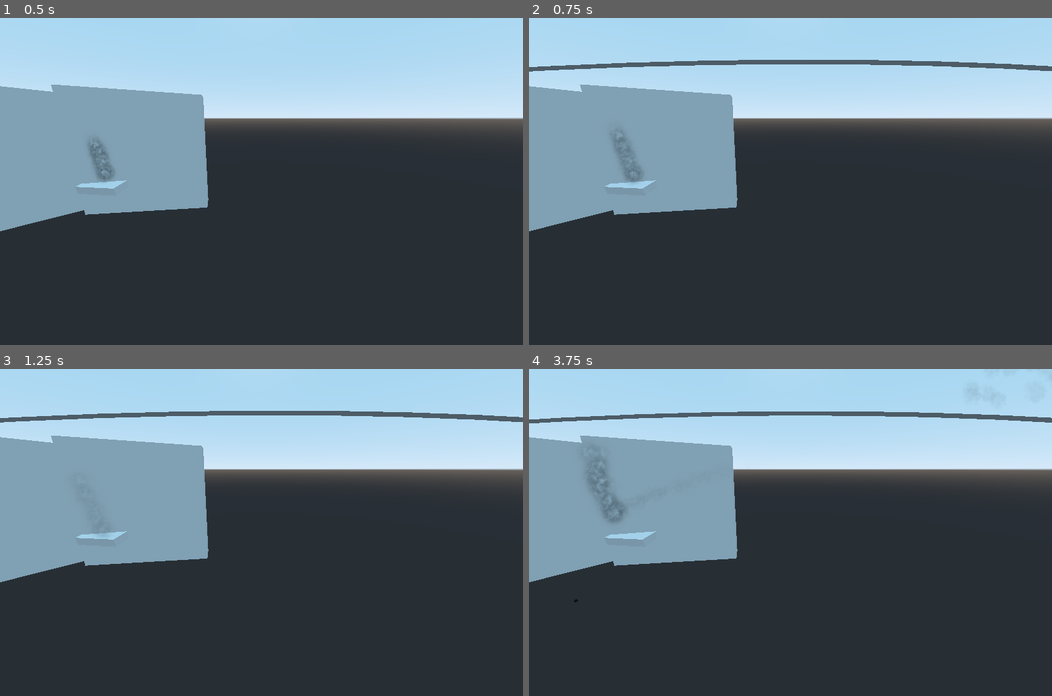
Above: before the commit, frames 1-4 (two rows, left to right).
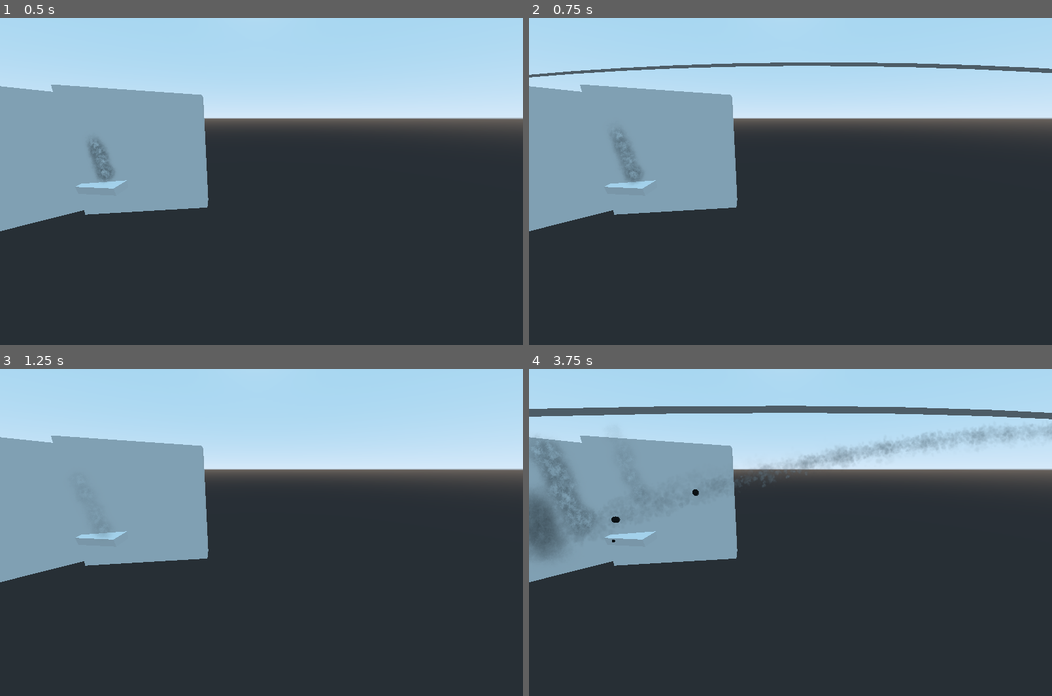
Above: after the commit, the same moments.

Repository: D-Niermann/SailingGame
Game: Godot game, scene res://nodes/CollisionTestScene2.tscn
Same seed, same stepped clock (60 frames per second), same inputs: the game is played once before the commit and once after it. This scene is started directly instead of the project's main scene.
Inputs (mouse positions are in pixels of both pictures, inside the frame that each line leads up to):
- Up to frame 1 (0.5 s): no input
- Up to frame 2 (0.75 s): tap Enter (ui_accept) at 0.5 s; move the mouse to (905, 165) at 0.52 s; hold E (RotateCannonRight) from 0.53 s (still down); hold X (FireCannons) from 0.53 s (still down); click (905, 165) at 0.67 s
- Up to frame 3 (1.25 s): keep holding E (RotateCannonRight); keep holding X (FireCannons); tap Enter (ui_accept) at 0.77 s
- Up to frame 4 (3.75 s): release E (RotateCannonRight) at 1.25 s; release X (FireCannons) at 1.25 s; drag from (685, 548) to (764, 597) at 1.27 s; move the mouse to (842, 460) at 2.02 s; hold E (RotateCannonRight) 2.03-2.75 s; hold Space (centerCamera) 2.03-2.75 s; click (842, 460) at 2.17 s; tap X (FireCannons) at 2.3 s; drag from (764, 597) to (633, 483) at 2.77 s; move the mouse to (947, 581) at 3.52 s; hold Q (RotateCannonLeft) from 3.53 s (still down); hold X (FireCannons) from 3.53 s (still down); tap F at 3.6 s; click (947, 581) at 3.67 s

Frame 1 is identical in both runs. In frame 2, 1.6% of the frame differs, in the area x 0-100%, y 12-19%; in frame 3, 1.4%; in frame 4, 6.9%, in the area x 0-100%, y 11-72%.
Error in both runs: Invalid get index 'transform' (on base: 'Nil'). (res://Camera.gd:77)

Commit message:
better shooting and walls on ship

Diff:
--- a/Cannon.gd
+++ b/Cannon.gd
@@ -20,6 +20,7 @@
 var org_rotation
 var position3D
 var particles
+var aimCannons
 
 # Called when the node enters the scene tree for the first time.
 func _ready():
@@ -44,11 +45,7 @@
 
 	forward = global_transform.basis.x.normalized()
 
-
-
-func _input(event):
-	# Receives key input
-	if event.is_action("FireCannons"):
+	if aimCannons:
 		var dropPlane  = Plane(Vector3(0, 1, 0), 0)
 		var from = camera.project_ray_origin(get_viewport().get_mouse_position())
 		var to = from + camera.project_ray_normal(get_viewport().get_mouse_position()) * 2000
@@ -60,16 +57,27 @@
 				rotateLeft(position3D.z)
 			elif position3D.z>rotateMargin:
 				rotateRight(position3D.z)
+		else:
+			clearTrajectory()
 
+
+
+
+func _input(event):
+	# Receives key input
+	if event.is_action_pressed("FireCannons"):
+		aimCannons = true
 	if event.is_action_released("FireCannons"):
+		aimCannons = false
+		clearTrajectory()
 		if position3D.x >= 0:
 			fireBall()
-			clearTrajectory()
 
 	if event.is_action_released("RotateCannonLeft"):
 		rotateLeft()
 	if event.is_action_released("RotateCannonRight"):
 		rotateRight()
+
 	# if Input.is_key_pressed(KEY_R):
 	# 	self.add_child(ball)
 	# 	ball.linear_velocity = Vector3(0,0,0)
@@ -93,7 +101,7 @@
 	var ball = scene.instance()
 	get_tree().get_root().add_child(ball)
 	ball.set_name("Ball")
-	ball.transform.origin = self.global_transform.origin
+	ball.transform.origin = self.global_transform.origin+forward
 	ball.dir = forward
 	# ball.apply_impulse(ball.transform.origin,forward*force)
 	ball.velocity = force
@@ -118,5 +126,5 @@
 
 func doParticles():
 	particles.emitting = true
-	yield(get_tree().create_timer(1),"timeout")
-	particles.emitting = false
+	particles.restart()
+	# yield(get_tree().create_timer(1),"timeout")
--- a/Cannon.tscn
+++ b/Cannon.tscn
@@ -42,7 +42,7 @@
 spread = 10.0
 gravity = Vector3( 0, 3, -2 )
 initial_velocity = 9.0
-initial_velocity_random = 0.24
+initial_velocity_random = 0.42
 damping_curve = SubResource( 5 )
 angle = 263.7
 angle_random = 1.0
@@ -71,6 +71,7 @@
 emitting = false
 amount = 30
 lifetime = 10.0
+one_shot = true
 explosiveness = 0.98
 randomness = 0.46
 visibility_aabb = AABB( -181.604, -196.936, -272.78, 362.306, 395.6, 547.224 )
--- a/main.tscn
+++ b/main.tscn
@@ -269,7 +269,7 @@
 stringToHuman2 = "../NavMeshCont/Navigation/Human"
 pathToC1 = "../PlayerShipContainer/Ship"
 pathToC2 = "../NavMeshCont"
-a = 1.85295e+06
+a = 1.91505e+06
 
 [node name="Terrain" type="MeshInstance" parent="."]
 transform = Transform( 598.053, 1.20345, 0, -1.93904, 2.1846, 0, 0, 0, 395.96, 29.7657, -12.3204, 1.57804 )
--- a/nodes/PlayerShipContainer.tscn
+++ b/nodes/PlayerShipContainer.tscn
@@ -35,9 +35,12 @@
 flags_unshaded = true
 albedo_color = Color( 0.168627, 0.12549, 0.0705882, 1 )
 
-[sub_resource type="CapsuleMesh" id=8]
-
-[sub_resource type="SpatialMaterial" id=9]
+[sub_resource type="BoxShape" id=8]
+extents = Vector3( 5, 1.8183, 0.2 )
+
+[sub_resource type="CapsuleMesh" id=9]
+
+[sub_resource type="SpatialMaterial" id=10]
 render_priority = 1
 flags_transparent = true
 flags_vertex_lighting = true
@@ -143,7 +146,7 @@
 texture = SubResource( 1 )
 
 [node name="LowerDeck" type="Sprite3D" parent="Ship"]
-transform = Transform( 3.8417, -1.31317e-07, -7.91951e-15, 0, -1.67926e-07, 5.30037, -1.31317e-07, -3.8417, -2.31687e-07, 2.62692, -5.76378, 0.995317 )
+transform = Transform( 3.8417, -1.31317e-07, -7.91951e-15, 0, -1.67926e-07, 5.30037, -1.31317e-07, -3.8417, -2.31687e-07, 2.62692, -5.81293, 0.995317 )
 layers = 3
 shaded = true
 alpha_cut = 2
@@ -370,16 +373,16 @@
 script = ExtResource( 10 )
 
 [node name="Cannon" parent="Ship" instance=ExtResource( 12 )]
-transform = Transform( -1.38316e-07, 1.5937e-07, 3.99999, 1.03527, 3.86424, -1.18119e-07, -3.8637, 1.03542, -1.74845e-07, -13.5235, 1.60971, -7.66804 )
+transform = Transform( -1.38316e-07, 1.5937e-07, 3.99999, 1.03527, 3.86424, -1.18119e-07, -3.8637, 1.03542, -1.74845e-07, -16.3093, 1.25261, -6.3353 )
 
 [node name="Cannon2" parent="Ship" instance=ExtResource( 12 )]
-transform = Transform( -1.64024e-07, 6.3405e-08, 3.99999, 1.03527, 3.86369, -1.87922e-08, -3.8637, 1.03527, -1.74845e-07, 12.6421, 1.56598, -6.80564 )
+transform = Transform( -1.64024e-07, 6.3405e-08, 3.99999, 1.03527, 3.86369, -1.87922e-08, -3.8637, 1.03527, -1.74845e-07, 16.4925, 1.60241, -6.61749 )
 
 [node name="Cannon3" parent="Ship" instance=ExtResource( 12 )]
-transform = Transform( -1.64024e-07, 6.3405e-08, 3.99999, 1.03527, 3.86369, -1.87922e-08, -3.8637, 1.03527, -1.74845e-07, 2.98615, 0.436993, -6.41173 )
+transform = Transform( -1.64024e-07, 6.3405e-08, 3.99999, 1.03527, 3.86369, -1.87922e-08, -3.8637, 1.03527, -1.74845e-07, 2.98615, 0.873991, -6.90934 )
 
 [node name="Cannon4" parent="Ship" instance=ExtResource( 12 )]
-transform = Transform( -1.64024e-07, 6.3405e-08, 3.99999, 1.03527, 3.86369, -1.87922e-08, -3.8637, 1.03527, -1.74845e-07, -6.23833, 1.07952, -7.04796 )
+transform = Transform( -1.64024e-07, 6.3405e-08, 3.99999, 1.03527, 3.86369, -1.87922e-08, -3.8637, 1.03527, -1.74845e-07, -6.23833, 1.15969, -7.34717 )
 
 [node name="Cannon5" parent="Ship" instance=ExtResource( 12 )]
 transform = Transform( 2.91425e-07, -7.91925e-08, -3.99999, 1.03527, 3.86369, -1.068e-09, 3.8637, -1.03527, 3.01991e-07, 13.0326, 1.68001, 9.1745 )
@@ -392,6 +395,186 @@
 
 [node name="Cannon8" parent="Ship" instance=ExtResource( 12 )]
 transform = Transform( 2.91425e-07, -7.91925e-08, -3.99999, 1.03527, 3.86369, -1.068e-09, 3.8637, -1.03527, 3.01991e-07, 5.74743, 1.2258, 8.58619 )
+
+[node name="RightTopWalls" type="Spatial" parent="Ship"]
+transform = Transform( 4, 0, 0, 0, 4, 0, 0, 0, 4, 0.10144, 0, -0.206089 )
+
+[node name="Wall" type="KinematicBody" parent="Ship/RightTopWalls"]
+transform = Transform( 0.249373, 0, -0.0177003, 0, 0.25, 0, 0.0177003, 0, 0.249373, -1.52931, 0.49058, 2.33137 )
+
+[node name="CollisionShape" type="CollisionShape" parent="Ship/RightTopWalls/Wall"]
+shape = SubResource( 8 )
+
+[node name="Wall3" type="KinematicBody" parent="Ship/RightTopWalls"]
+transform = Transform( 0.247299, 0, -0.0366503, 0, 0.25, 0, 0.0366503, 0, 0.247299, -4.02016, 0.49058, 2.07543 )
+
+[node name="CollisionShape" type="CollisionShape" parent="Ship/RightTopWalls/Wall3"]
+shape = SubResource( 8 )
+
+[node name="Wall4" type="KinematicBody" parent="Ship/RightTopWalls"]
+transform = Transform( 0.245382, 0, -0.0478307, 0, 0.25, 0, 0.0478307, 0, 0.245382, -5.69074, 0.49058, 1.72873 )
+
+[node name="CollisionShape" type="CollisionShape" parent="Ship/RightTopWalls/Wall4"]
+shape = SubResource( 8 )
+
+[node name="Wall2" type="KinematicBody" parent="Ship/RightTopWalls"]
+transform = Transform( 0.25, 0, 0, 0, 0.25, 0, 0, 0, 0.25, 0.905159, 0.444099, 2.39639 )
+
+[node name="CollisionShape" type="CollisionShape" parent="Ship/RightTopWalls/Wall2"]
+shape = SubResource( 8 )
+
+[node name="Wall5" type="KinematicBody" parent="Ship/RightTopWalls"]
+transform = Transform( 0.249216, 0, 0.0197888, 0, 0.25, 0, -0.0197888, 0, 0.249216, 3.38977, 0.444099, 2.29895 )
+
+[node name="CollisionShape" type="CollisionShape" parent="Ship/RightTopWalls/Wall5"]
+shape = SubResource( 8 )
+
+[node name="Wall6" type="KinematicBody" parent="Ship/RightTopWalls"]
+transform = Transform( 0.237178, 0, 0.0790364, 0, 0.25, 0, -0.0790364, 0, 0.237178, 5.77427, 0.444099, 1.78931 )
+
+[node name="CollisionShape" type="CollisionShape" parent="Ship/RightTopWalls/Wall6"]
+shape = SubResource( 8 )
+
+[node name="Wall7" type="KinematicBody" parent="Ship/RightTopWalls"]
+transform = Transform( 0.223304, 0, 0.112408, 0, 0.25, 0, -0.112408, 0, 0.223304, 8.06975, 0.444099, 0.80727 )
+
+[node name="CollisionShape" type="CollisionShape" parent="Ship/RightTopWalls/Wall7"]
+shape = SubResource( 8 )
+
+[node name="RightBottomWalls" type="Spatial" parent="Ship"]
+transform = Transform( 4, 0, 0, 0, 5.83, 0, 0, 0, 4, 0.10144, -5.42128, -0.206089 )
+
+[node name="Wall" type="KinematicBody" parent="Ship/RightBottomWalls"]
+transform = Transform( 0.249373, 0, -0.0177003, 0, 0.25, 0, 0.0177003, 0, 0.249373, -1.52931, 0.49058, 2.33137 )
+
+[node name="CollisionShape" type="CollisionShape" parent="Ship/RightBottomWalls/Wall"]
+shape = SubResource( 8 )
+
+[node name="Wall3" type="KinematicBody" parent="Ship/RightBottomWalls"]
+transform = Transform( 0.247299, 0, -0.0366503, 0, 0.25, 0, 0.0366503, 0, 0.247299, -4.02016, 0.49058, 2.07543 )
+
+[node name="CollisionShape" type="CollisionShape" parent="Ship/RightBottomWalls/Wall3"]
+shape = SubResource( 8 )
+
+[node name="Wall4" type="KinematicBody" parent="Ship/RightBottomWalls"]
+transform = Transform( 0.245382, 0, -0.0478307, 0, 0.25, 0, 0.0478307, 0, 0.245382, -5.69074, 0.49058, 1.72873 )
+
+[node name="CollisionShape" type="CollisionShape" parent="Ship/RightBottomWalls/Wall4"]
+shape = SubResource( 8 )
+
+[node name="Wall2" type="KinematicBody" parent="Ship/RightBottomWalls"]
+transform = Transform( 0.25, 0, 0, 0, 0.25, 0, 0, 0, 0.25, 0.905159, 0.444099, 2.39639 )
+
+[node name="CollisionShape" type="CollisionShape" parent="Ship/RightBottomWalls/Wall2"]
+shape = SubResource( 8 )
+
+[node name="Wall5" type="KinematicBody" parent="Ship/RightBottomWalls"]
+transform = Transform( 0.249216, 0, 0.0197888, 0, 0.25, 0, -0.0197888, 0, 0.249216, 3.38977, 0.444099, 2.29895 )
+
+[node name="CollisionShape" type="CollisionShape" parent="Ship/RightBottomWalls/Wall5"]
+shape = SubResource( 8 )
+
+[node name="Wall6" type="KinematicBody" parent="Ship/RightBottomWalls"]
+transform = Transform( 0.237178, 0, 0.0790364, 0, 0.25, 0, -0.0790364, 0, 0.237178, 5.77427, 0.444099, 1.78931 )
+
+[node name="CollisionShape" type="CollisionShape" parent="Ship/RightBottomWalls/Wall6"]
+shape = SubResource( 8 )
+
+[node name="Wall7" type="KinematicBody" parent="Ship/RightBottomWalls"]
+transform = Transform( 0.223304, 0, 0.112408, 0, 0.25, 0, -0.112408, 0, 0.223304, 8.06975, 0.444099, 0.80727 )
+
+[node name="CollisionShape" type="CollisionShape" parent="Ship/RightBottomWalls/Wall7"]
+shape = SubResource( 8 )
+
+[node name="LeftTopWalls" type="Spatial" parent="Ship"]
+transform = Transform( 4, 3.49691e-07, 3.49691e-07, -3.49691e-07, 4, 0, 3.49691e-07, 3.0571e-14, -4, 0.116604, -9.53674e-07, 1.53873 )
+
+[node name="Wall" type="KinematicBody" parent="Ship/LeftTopWalls"]
+transform = Transform( 0.249373, 0, -0.0177003, 0, 0.25, 0, 0.0177003, 0, 0.249373, -1.52931, 0.49058, 2.33137 )
+
+[node name="CollisionShape" type="CollisionShape" parent="Ship/LeftTopWalls/Wall"]
+shape = SubResource( 8 )
+
+[node name="Wall3" type="KinematicBody" parent="Ship/LeftTopWalls"]
+transform = Transform( 0.247299, 0, -0.0366503, 0, 0.25, 0, 0.0366503, 0, 0.247299, -4.02016, 0.49058, 2.07543 )
+
+[node name="CollisionShape" type="CollisionShape" parent="Ship/LeftTopWalls/Wall3"]
+shape = SubResource( 8 )
+
+[node name="Wall4" type="KinematicBody" parent="Ship/LeftTopWalls"]
+transform = Transform( 0.245382, 0, -0.0478307, 0, 0.25, 0, 0.0478307, 0, 0.245382, -5.69074, 0.49058, 1.72873 )
+
+[node name="CollisionShape" type="CollisionShape" parent="Ship/LeftTopWalls/Wall4"]
+shape = SubResource( 8 )
+
+[node name="Wall2" type="KinematicBody" parent="Ship/LeftTopWalls"]
+transform = Transform( 0.25, 0, 0, 0, 0.25, 0, 0, 0, 0.25, 0.905159, 0.444099, 2.39639 )
+
+[node name="CollisionShape" type="CollisionShape" parent="Ship/LeftTopWalls/Wall2"]
+shape = SubResource( 8 )
+
+[node name="Wall5" type="KinematicBody" parent="Ship/LeftTopWalls"]
+transform = Transform( 0.249216, 0, 0.0197888, 0, 0.25, 0, -0.0197888, 0, 0.249216, 3.38977, 0.444099, 2.29895 )
+
+[node name="CollisionShape" type="CollisionShape" parent="Ship/LeftTopWalls/Wall5"]
+shape = SubResource( 8 )
+
+[node name="Wall6" type="KinematicBody" parent="Ship/LeftTopWalls"]
+transform = Transform( 0.237178, 0, 0.0790364, 0, 0.25, 0, -0.0790364, 0, 0.237178, 5.77427, 0.444099, 1.78931 )
+
+[node name="CollisionShape" type="CollisionShape" parent="Ship/LeftTopWalls/Wall6"]
+shape = SubResource( 8 )
+
+[node name="Wall7" type="KinematicBody" parent="Ship/LeftTopWalls"]
+transform = Transform( 0.223304, 0, 0.112408, 0, 0.25, 0, -0.112408, 0, 0.223304, 8.06975, 0.444099, 0.80727 )
+
+[node name="CollisionShape" type="CollisionShape" parent="Ship/LeftTopWalls/Wall7"]
+shape = SubResource( 8 )
+
+[node name="LeftBottomWalls" type="Spatial" parent="Ship"]
+transform = Transform( 4, 8.80305e-07, 3.49691e-07, -6.03983e-07, 5.83, 0, 3.49691e-07, 7.69588e-14, -4, 0.116603, -5.4011, 1.53873 )
+
+[node name="Wall" type="KinematicBody" parent="Ship/LeftBottomWalls"]
+transform = Transform( 0.249373, 0, -0.0177003, 0, 0.25, 0, 0.0177003, 0, 0.249373, -1.52931, 0.49058, 2.33137 )
+
+[node name="CollisionShape" type="CollisionShape" parent="Ship/LeftBottomWalls/Wall"]
+shape = SubResource( 8 )
+
+[node name="Wall3" type="KinematicBody" parent="Ship/LeftBottomWalls"]
+transform = Transform( 0.247299, 0, -0.0366503, 0, 0.25, 0, 0.0366503, 0, 0.247299, -4.02016, 0.49058, 2.07543 )
+
+[node name="CollisionShape" type="CollisionShape" parent="Ship/LeftBottomWalls/Wall3"]
+shape = SubResource( 8 )
+
+[node name="Wall4" type="KinematicBody" parent="Ship/LeftBottomWalls"]
+transform = Transform( 0.245382, 0, -0.0478307, 0, 0.25, 0, 0.0478307, 0, 0.245382, -5.69074, 0.49058, 1.72873 )
+
+[node name="CollisionShape" type="CollisionShape" parent="Ship/LeftBottomWalls/Wall4"]
+shape = SubResource( 8 )
+
+[node name="Wall2" type="KinematicBody" parent="Ship/LeftBottomWalls"]
+transform = Transform( 0.25, 0, 0, 0, 0.25, 0, 0, 0, 0.25, 0.905159, 0.444099, 2.39639 )
+
+[node name="CollisionShape" type="CollisionShape" parent="Ship/LeftBottomWalls/Wall2"]
+shape = SubResource( 8 )
+
+[node name="Wall5" type="KinematicBody" parent="Ship/LeftBottomWalls"]
+transform = Transform( 0.249216, 0, 0.0197888, 0, 0.25, 0, -0.0197888, 0, 0.249216, 3.38977, 0.444099, 2.29895 )
+
+[node name="CollisionShape" type="CollisionShape" parent="Ship/LeftBottomWalls/Wall5"]
+shape = SubResource( 8 )
+
+[node name="Wall6" type="KinematicBody" parent="Ship/LeftBottomWalls"]
+transform = Transform( 0.237178, 0, 0.0790364, 0, 0.25, 0, -0.0790364, 0, 0.237178, 5.77427, 0.444099, 1.78931 )
+
+[node name="CollisionShape" type="CollisionShape" parent="Ship/LeftBottomWalls/Wall6"]
+shape = SubResource( 8 )
+
+[node name="Wall7" type="KinematicBody" parent="Ship/LeftBottomWalls"]
+transform = Transform( 0.223304, 0, 0.112408, 0, 0.25, 0, -0.112408, 0, 0.223304, 8.06975, 0.444099, 0.80727 )
+
+[node name="CollisionShape" type="CollisionShape" parent="Ship/LeftBottomWalls/Wall7"]
+shape = SubResource( 8 )
 
 [node name="HFront" type="Spatial" parent="."]
 transform = Transform( 3.48748, 0, 0, 0, -2.8627, 1.99185, 0, -1.99185, -2.8627, 5.70147, 0, 0 )
--- a/project.godot
+++ b/project.godot
@@ -51,6 +51,7 @@
 FireCannons={
 "deadzone": 0.5,
 "events": [ Object(InputEventKey,"resource_local_to_scene":false,"resource_name":"","device":0,"alt":false,"shift":false,"control":false,"meta":false,"command":false,"pressed":false,"scancode":88,"unicode":0,"echo":false,"script":null)
+, Object(InputEventMouseButton,"resource_local_to_scene":false,"resource_name":"","device":0,"alt":false,"shift":false,"control":false,"meta":false,"command":false,"button_mask":0,"position":Vector2( 0, 0 ),"global_position":Vector2( 0, 0 ),"factor":1.0,"button_index":1,"pressed":false,"doubleclick":false,"script":null)
  ]
 }
 RotateCannonLeft={
Not shown: 14 places in nodes/PlayerShipContainer.tscn that only renumber resources
